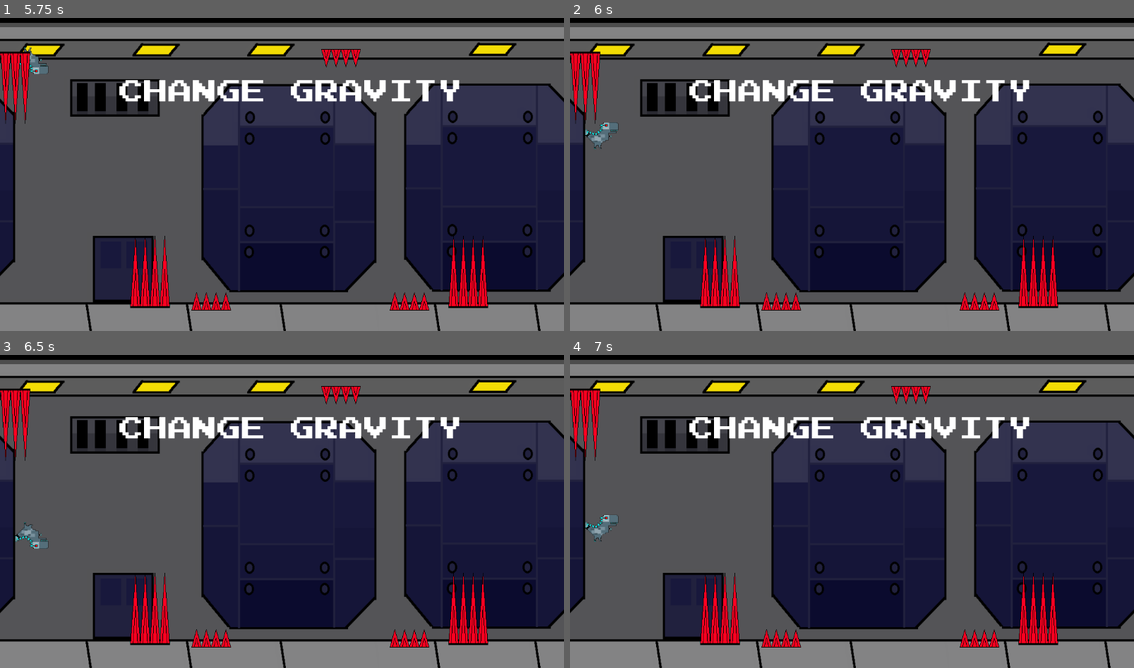
Above: before the commit, frames 1-4 (two rows, left to right).
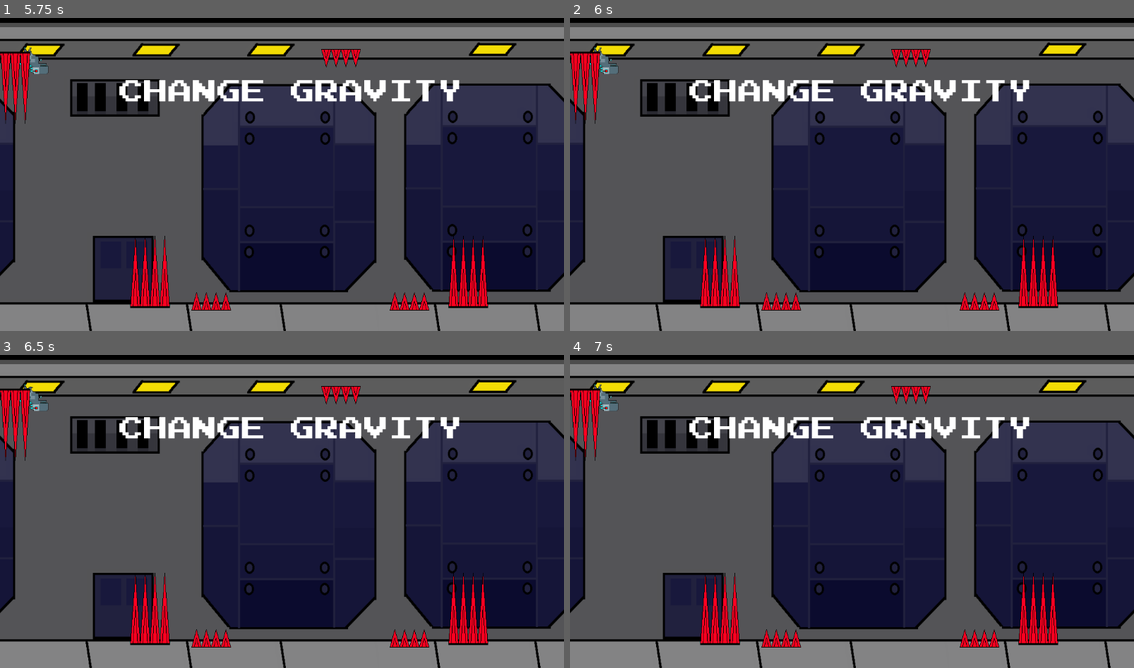
Above: after the commit, the same moments.

Repository: acecameron/Beginners-Jam-Aut2025-Submission
Game: Godot game, scene res://Scenes/level_g_switch.tscn
The game is run twice, just before and just after one commit, with the same random seed, the same clock (stepped at 60 frames per second) and the same inputs. The project has no main scene, so this scene is started directly.
Inputs:
- Up to frame 1 (5.75 s): tap Space (Jump) at 0.6, 0.77, 1.07, 1.35, 1.52, 1.82, 2.1, 2.85, 3.02, 3.32, 3.6, 3.77, 4.07, 4.35, 4.52, 4.82, 5.1 s
- Up to frame 2 (6 s): tap Enter at 5.75 s; tap Space (Jump) at 5.85 s
- Up to frame 3 (6.5 s): tap Space (Jump) at 6.02, 6.32 s
- Up to frame 4 (7 s): tap Space (Jump) at 6.6, 6.77 s

Frame 1 is identical in both runs. In frame 2, 0.4% of the frame differs, in the area x 2-9%, y 9-42%; in frame 3, 0.4%; in frame 4, 0.4%.
Error in both runs: Invalid call. Nonexistent function 'stop_game' in base 'Window'. (res://Scripts/level_g_switch.gd:6)

Commit message:
Add files via upload

Diff:
--- a/Scripts/g_switch_player.gd
+++ b/Scripts/g_switch_player.gd
@@ -10,7 +10,7 @@
 	$AnimatedSprite2D.play("running")
 
 func _physics_process(delta: float) -> void:
-	if Input.is_action_just_pressed("Jump") and (is_on_ceiling() or is_on_floor()):
+	if Input.is_action_just_pressed("Jump") and (is_on_ceiling() or is_on_floor()) and alive:
 		$AudioStreamPlayer.play(0.0)
 		position.y -= jump
 		jump *= -1
--- a/Scripts/game_manager.gd
+++ b/Scripts/game_manager.gd
@@ -44,11 +44,11 @@
 	update_score_label()
 
 	# Every 100 points, replace the level
-	if score % 30 == 0:
+	if score % 30 == 0 and game_playing:
 		current_level.prepare_to_switch()
 		$SwitchTimer.start()
 
-	if score % 60 == 0:
+	if score % 60 == 0 and game_playing:
 		speed += 100
 		$ScoreTimer.wait_time = max(0.15, $ScoreTimer.wait_time - 0.05)
 
@@ -75,10 +75,13 @@
 func stop_game():
 	game_playing = false
 	$ScoreTimer.stop()
+	$SwitchTimer.stop()
 	if high_score < score:
+		high_score = score
 		high_score_label.text = String.num_int64(score).pad_zeros(5)
 	game_over_ui.show()
 	high_score_box.show()
+
 
 
 
--- /dev/null
+++ b/Scripts/level_g_switch_pattern_spawn_test.gd
@@ -0,0 +1,36 @@
+extends "level_base.gd"
+
+
+func _on_player_g_switch_game_over() -> void:
+	print("G-Switch game over")
+	main_game.stop_game()
+
+func _ready() -> void:
+	main_game = get_parent()
+	player = $"Player_G-Switch"
+	min_time = 1
+	max_time = 3
+
+func _process(delta: float) -> void:
+	if is_playing:
+		$Background/ParallaxLayer.motion_offset.x -= game_speed * delta
+func set_player_speed(new_speed: int = 50) -> void:
+	player.speed = new_speed
+
+
+func obstacle_spawn(rnd : int, obstacle_speed : int):
+	var obstacle
+	if rnd == 1:
+		obstacle = preload("res://Scenes/g_switch_pattern_one.tscn").instantiate()
+		obstacle.global_position = $Background/Obstacle_Spawn.position
+		obstacle.speed = obstacle_speed
+		var flip = randi_range(0,1)
+
+		player.connect("game_over", obstacle._on_player_game_over)
+		player.connect("game_over", game_over)
+		add_child(obstacle)
+	#if rnd == 2:
+		#obstacle = preload("res://Scenes/g_switch_obstacle_2.tscn").instantiate()
+		#obstacle.global_position = $Background/Obstacle_Spawn.position
+		#add_child(obstacle)
+		#print("Laser")
Not shown, added: Scripts/level_g_switch_pattern_spawn_test.gd.uid
